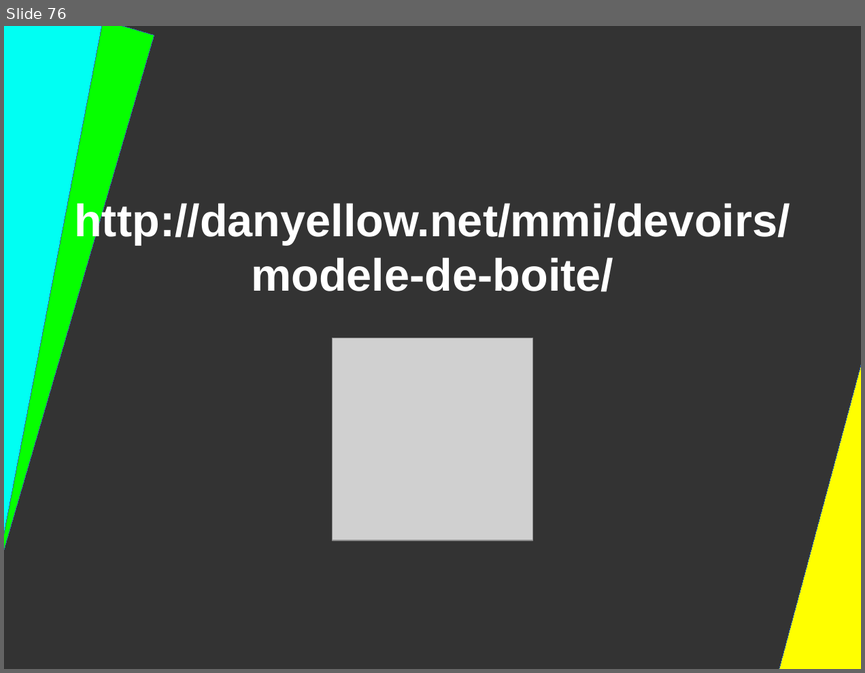
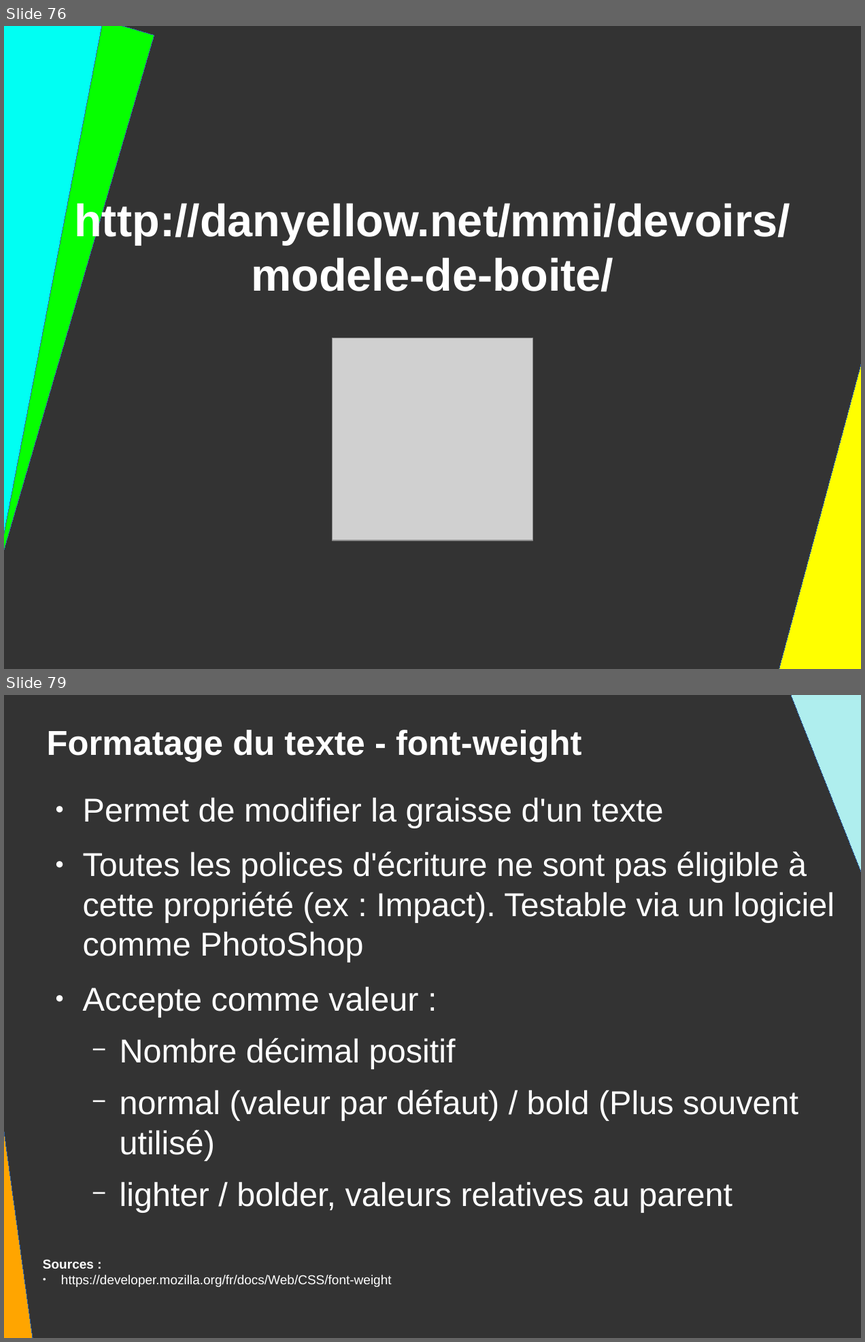
Before and after one commit to DanYellow/presentations, a slide deck: mmi/html/travaux-pratiques/numero-2/presentation.odp. Shown one above the other, each under a label of ours: slide 76 before the commit, slides 76 and 79 after it; the slides between them are not shown. The pictures are 865x673 and 865x1342 pixels, drawn with LibreOffice and Linux fonts; fonts in the diff are those of the drawing; grey boxes stand for pictures. Boxes give left, top, right and bottom in pixels: in the first picture for what was removed or moved away, otherwise in the second. Text is boxed around its words. In the diff, an @@ line names an element or a change of style, - is before the commit and + after.

```diff
--- a/mmi/html/travaux-pratiques/numero-2/presentation.odp
+++ b/mmi/html/travaux-pratiques/numero-2/presentation.odp
@@ slide 79 added at [4, 695, 861, 1338], background #333333 @@
@@ right triangle added at [781, 695, 861, 1004], fill #AFEEEE, outline #3465A4 0 pt @@
@@ title added at [47, 730, 582, 762], 32 pt, text #FFFFFF, bold @@
+Formatage du texte - font-weight
@@ right triangle added at [4, 794, 35, 1338], fill #FFA500, outline #3465A4 0 pt @@
@@ text added at [83, 797, 834, 1212], 30.6 pt, text #FFFFFF @@
+● Permet de modifier la graisse d'un texte
+● Toutes les polices d'écriture ne sont pas éligible à cette propriété (ex : Impact). Testable via un logiciel comme PhotoShop
+● Accepte comme valeur :
+  − Nombre décimal positif
+  − normal (valeur par défaut) / bold (Plus souvent utilisé)
+  − lighter / bolder, valeurs relatives au parent
@@ text added at [43, 1259, 392, 1287], 12 pt, text #FFFFFF @@
+Sources :
+● https://developer.mozilla.org/fr/docs/Web/CSS/font-weight
```
Also in this commit, not shown: 1 slide changed, 5 other slides added, 59 slides removed, 9 other files.
